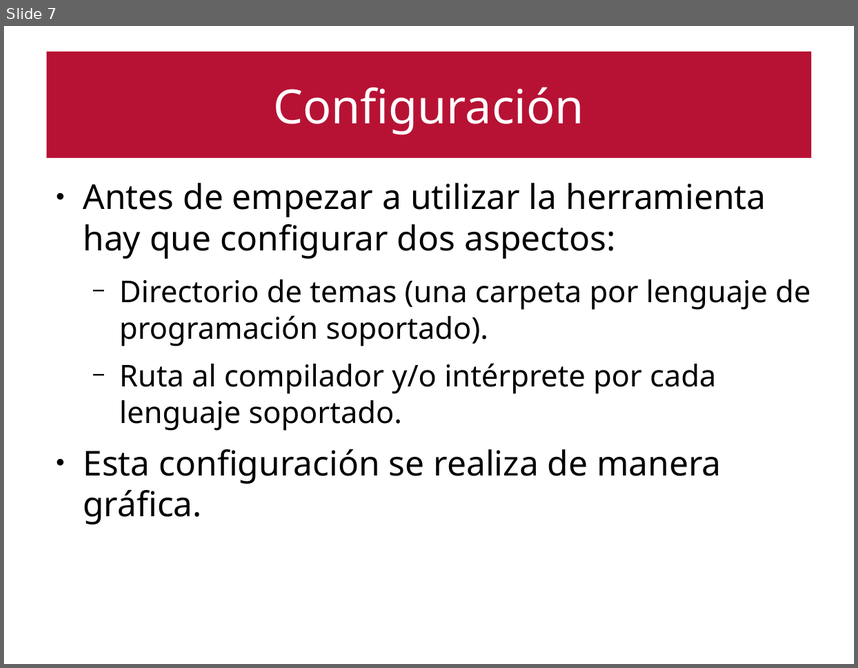
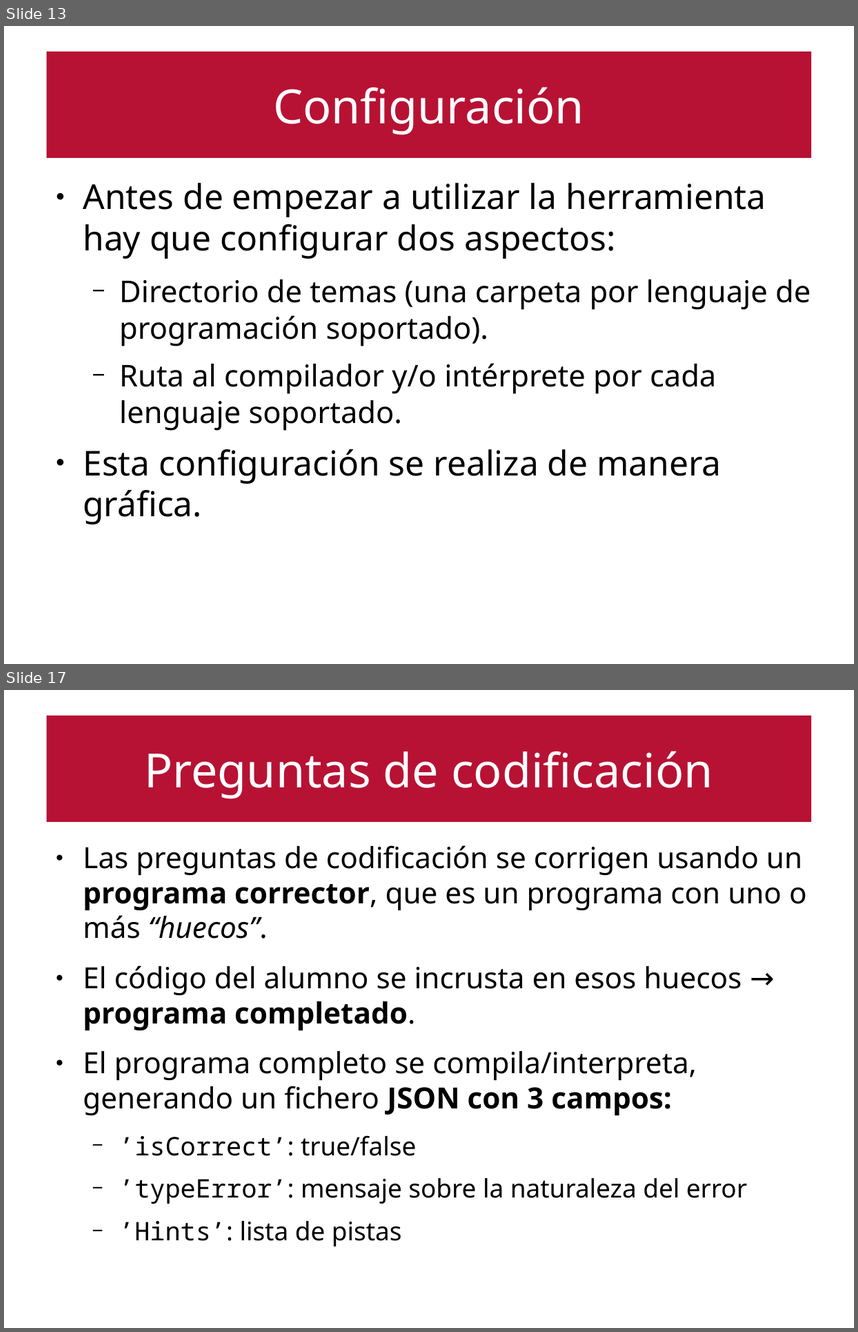
Before and after one commit to emartinm/TutorialesInteractivos, a slide deck: doc/Taller_FDI_2017.odp. Shown one above the other, each under a label of ours: slide 7 before the commit, slides 13 and 17 after it; the slides between them are not shown. The pictures are 858x668 and 858x1332 pixels, drawn with LibreOffice and Linux fonts; fonts in the diff are those of the drawing. Boxes give left, top, right and bottom in pixels: in the first picture for what was removed or moved away, otherwise in the second. Text is boxed around its words. In the diff, an @@ line names an element or a change of style, - is before the commit and + after.

```diff
--- a/doc/Taller_FDI_2017.odp
+++ b/doc/Taller_FDI_2017.odp
@@ slide 17 added at [4, 690, 854, 1328], background #FFFFFF @@
@@ title added at [46, 716, 812, 822], fill #B71234, 44 pt, text #FFFFFF @@
+Preguntas de codificación
@@ text added at [83, 845, 807, 1203], 27.2 pt, text #000000 @@
+● Las preguntas de codificación se corrigen usando un programa corrector, que es un programa con uno o más “huecos”.
+● El código del alumno se incrusta en esos huecos → programa completado.
+● El programa completo se compila/interpreta, generando un fichero JSON con 3 campos:
+  − ’isCorrect’: true/false
+  − ’typeError’: mensaje sobre la naturaleza del error
+  − ’Hints’: lista de pistas
@@ what was slide 7 is now slide 13 @@
```
Also in this commit, not shown: 5 slides changed, 12 other slides added, 3 slides removed.
